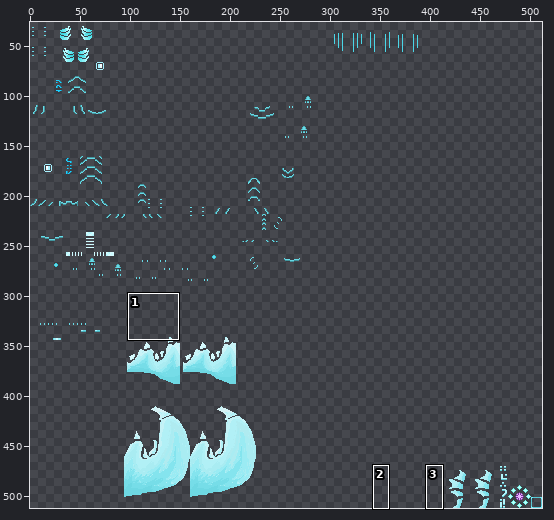
Two versions of one sprite sheet, src/test/resources/ver1kksun_young_glow.png. Above, an overview of the earlier version with the close-up marked.
Close-up. Old version:
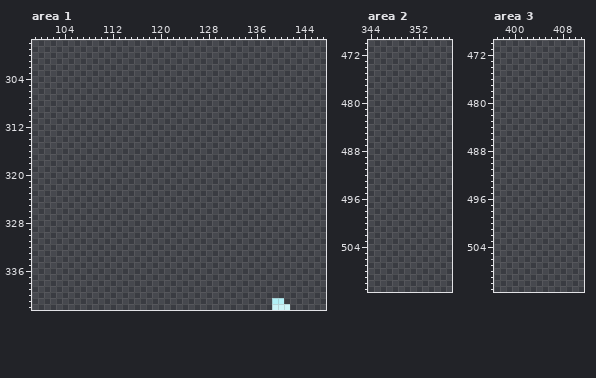
The file is 512x512 pixels. Pixels under 10% opacity are left out. Colours within 5 levels of each other are drawn and written as one. Shown: area 1: x 99..147, y 298..342; area 2: x 344..357, y 470..511; area 3: x 397..411, y 470..511. The wide view leaves out empty margins. The commit also changed other parts of the picture, which this record leaves out.
The result:
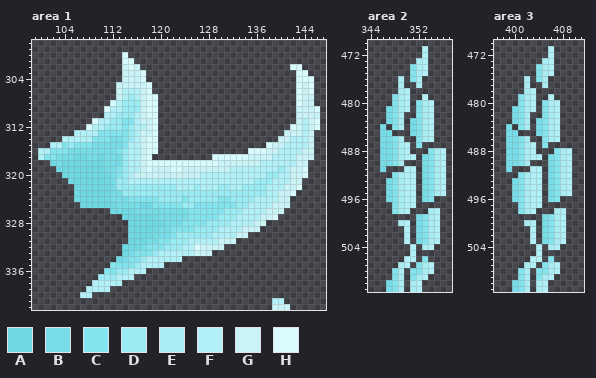
Palette (. is transparent): A #6ed8e3  B #76dde8  C #84e4ee  D #9aebf3  E #a9ecf2  F #b1f0f6  G #caf3f7  H #d8fbfe
The exact change:
--- area 1
@@ x 99..147 @@
 299 .................................................
-300 .................................................
-301 .................................................
-302 .................................................
-303 .................................................
-304 .................................................
-305 .................................................
-306 .................................................
-307 .................................................
-308 .................................................
-309 .................................................
-310 .................................................
-311 .................................................
-312 .................................................
-313 .................................................
-314 .................................................
-315 .................................................
-316 .................................................
-317 .................................................
-318 .................................................
-319 .................................................
-320 .................................................
-321 .................................................
-322 .................................................
-323 .................................................
-324 .................................................
-325 .................................................
-326 .................................................
-327 .................................................
-328 .................................................
-329 .................................................
-330 .................................................
-331 .................................................
-332 .................................................
-333 .................................................
-334 .................................................
-335 .................................................
-336 .................................................
-337 .................................................
-338 .................................................
-339 .................................................
-340 .................................................
+300 ...............H.................................
+301 ...............HH................................
+302 ...............GHG.........................HH....
+303 ...............GGGH.........................HH...
+304 ...............GGGH.........................HHH..
+305 ..............GGGGGH........................HGH..
+306 ..............GFFFGH........................HGH..
+307 ..............GFDFGHH.......................HGG..
+308 .............HFDDDGHH.......................HGG..
+309 ............HFFDDDGHH.......................GGGH.
+310 ............FFDDDFGHH.......................GGGG.
+311 ..........HFFDDCCFGGH.......................GFGH.
+312 .........HFFDDDCDFFGH......................HGFGH.
+313 .......FFFFCCCCCDFGGH.....................GGGFG..
+314 .....FFFFFCCCBBCDFGHH....................GGFFFG..
+315 ...FFCDCCCBBBBBCFFGHH..................HGGFFFFG..
+316 .FFCCCBBBBBBBBCDFFGHH...............HHHGGFFFFGG..
+317 .FCCBBBAABBABBBDFFGH..........HHHHHHGGGGFFFFGGG..
+318 ...ABAAAAAAABBBDFFGHHHHHHHHHHHHGGGGGGGFFFFFFGG...
+319 ....AAAAAAAABBCDFFGHGGGHHGGGGGGGGFFFFFFFFDFGGH...
+320 .....AAAAAAAABCDFGGGGGGGGGGGFFFFFFFFFFFDDFFGGH...
+321 ......AAAAAAABDDFFFFFFFFFFFFFFFFFFFFFDDDFFFGG....
+322 .......AAAAAABDDDDDDDDDDFFFDFFFDDFFDDDDFFFGGH....
+323 .......AAAAAABBDDDDDDDDDDDDDDDDDDDDDDDDFFGGH.....
+324 .......AAAAAABBBCCCCCDDDDCDDDDDCCDDDDFFFFGG......
+325 ........AAAAAABBBBAACCCCCDDCCCCCCCDDFFFFGGG......
+326 .............AAAABBBBBBBBBCCCCCCDDDFFFFGGG.......
+327 ...............AAAAAABBBBBCCCCCDDDFFFFGGH........
+328 ................AAAAAABBBCCCCDDDDFFFFGG..........
+329 ................AAAAABBCCCCDDDDFFFFGGG...........
+330 ................AAAABBBCDDDDDDFFFFGG.............
+331 ................AAABBCCDDDFFFFFGGG...............
+332 ...............AAABCCCDDDFFHGGGG.................
+333 ...............ABCCCDFFFFFFGGG...................
+334 ..............ABCCDFFFFFF........................
+335 .............CCCCDFFFF...........................
+336 ............CCDDFFF..............................
+337 ...........DDDFFF................................
+338 ..........FFFFF..................................
+339 .........FFFF....................................
+340 ........FF.......................................
 341 ........................................FF.......
--- area 2
@@ x 344..357 @@
 470 ..............
-471 ..............
-472 ..............
-473 ..............
-474 ..............
-475 ..............
-476 ..............
-477 ..............
-478 ..............
-479 ..............
-480 ..............
-481 ..............
-482 ..............
-483 ..............
-484 ..............
-485 ..............
-486 ..............
-487 ..............
-488 ..............
-489 ..............
-490 ..............
-491 ..............
-492 ..............
-493 ..............
-494 ..............
-495 ..............
-496 ..............
-497 ..............
-498 ..............
-499 ..............
-500 ..............
-501 ..............
-502 ..............
-503 ..............
-504 ..............
-505 ..............
-506 ..............
-507 ..............
-508 ..............
-509 ..............
-510 ..............
-511 ..............
+471 .........F....
+472 .........F....
+473 ........EF....
+474 .......CEF....
+475 .......CEF....
+476 .....E.CE.....
+477 .....E..E.....
+478 .....EF.......
+479 ....CEF..F....
+480 ....CEF.CEF...
+481 ...BCEF.CEF...
+482 ...BCE..CEF...
+483 ...BCE.BCEF...
+484 ..B.CE.BCEF...
+485 ..BB...BCEF...
+486 ..BBCE..CEF...
+487 ..BBCEF.C.....
+488 ..BBCEF...CEF.
+489 ..BBCEFF.BCEF.
+490 ..BBCE...BCEF.
+491 ..B...FF.BCEF.
+492 ....CEFF.BCEF.
+493 ...BCEFF.BCEF.
+494 ...BCEFF.BCEF.
+495 ...BCEFF.BCEF.
+496 ...BCEFF.BC...
+497 ....CEFF......
+498 ....CEF...EF..
+499 ........BCEF..
+500 .....EF.BCEF..
+501 ......F.BCEF..
+502 ......F.BCEF..
+503 ......F.BCEF..
+504 .......F.EF...
+505 .......F......
+506 ......FF.C....
+507 .....EF.CEF...
+508 ....CE.CCEF...
+509 ....CE.CEF....
+510 ...BCE.EF.....
+511 ...BCE.EF.....
--- area 3
@@ x 397..411 @@
 470 ...............
-471 ...............
-472 ...............
-473 ...............
-474 ...............
-475 ...............
-476 ...............
-477 ...............
-478 ...............
-479 ...............
-480 ...............
-481 ...............
-482 ...............
-483 ...............
-484 ...............
-485 ...............
-486 ...............
-487 ...............
-488 ...............
-489 ...............
-490 ...............
-491 ...............
-492 ...............
-493 ...............
-494 ...............
-495 ...............
-496 ...............
-497 ...............
-498 ...............
-499 ...............
-500 ...............
-501 ...............
-502 ...............
-503 ...............
-504 ...............
-505 ...............
-506 ...............
-507 ...............
-508 ...............
-509 ...............
-510 ...............
-511 ...............
+471 .........F.....
+472 .........F.....
+473 ........EF.....
+474 .......CEF.....
+475 .......CEF.....
+476 .....E.CE......
+477 .....E..E......
+478 .....EF........
+479 ....CEF..F.....
+480 ....CEF.CEF....
+481 ...BCEF.CEF....
+482 ...BCE..CEF....
+483 ...BCE.BCEF....
+484 ..B.CE.BCEF....
+485 ..BB...BCEF....
+486 ..BBCE..CEF....
+487 ..BBCEF.C......
+488 ..BBCEF...CEF..
+489 ..BBCEFF.BCEF..
+490 ..BBCE...BCEF..
+491 ..B...FF.BCEF..
+492 ....CEFF.BCEF..
+493 ...BCEFF.BCEF..
+494 ...BCEFF.BCEF..
+495 ...BCEFF.BCEF..
+496 ...BCEFF.BC....
+497 ....CEFF.......
+498 ....CEF...EF...
+499 ........BCEF...
+500 .....EF.BCEF...
+501 ......F.BCEF...
+502 ......F.BCEF...
+503 ......F.BCEF...
+504 .......F.EF....
+505 .......F.......
+506 ......FF.C.....
+507 .....EF.CEF....
+508 ....CE.CCEF....
+509 ....CE.CEF.....
+510 ...BCE.EF......
+511 ...BCE.EF......
